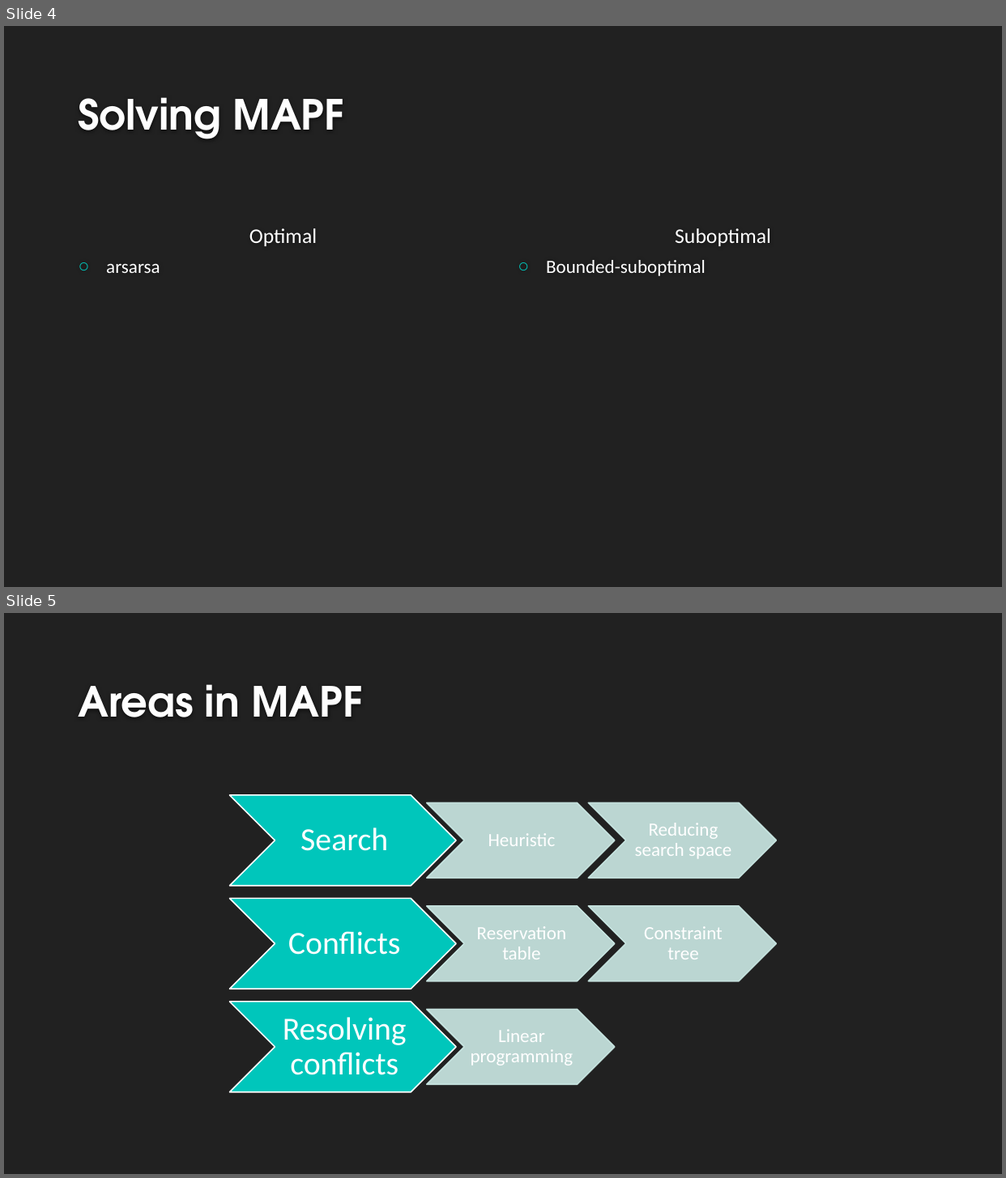
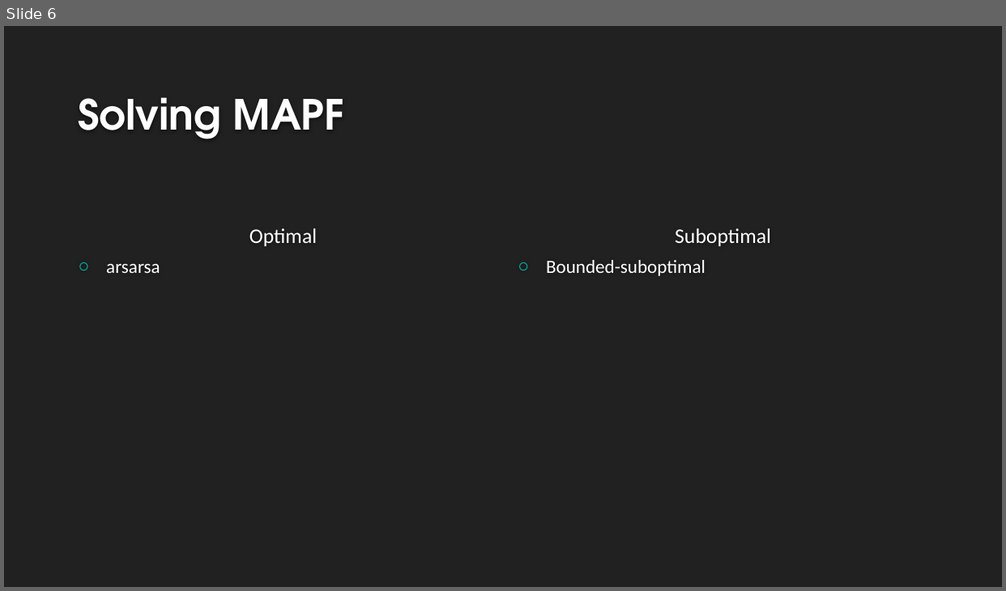
Before and after one commit to VikingDai/Honours-MAPF, a slide deck: Documents/Intermediate Presentation/Intermediate Presentation.pptx. Shown one above the other, each under a label of ours: slides 4 and 5 before the commit, slide 6 after it. The pictures are 1006x1178 and 1006x591 pixels, drawn with LibreOffice and Linux fonts; fonts in the diff are those of the drawing; background and template pictures are left out. Boxes give left, top, right and bottom in pixels: in the first picture for what was removed or moved away, otherwise in the second. Text is boxed around its words. In the diff, an @@ line names an element or a change of style, - is before the commit and + after.

```diff
--- a/Documents/Intermediate Presentation/Intermediate Presentation.pptx
+++ b/Documents/Intermediate Presentation/Intermediate Presentation.pptx
@@ slide 5 removed at (x1=4, y1=613, x2=1002, y2=1174), background #212121 @@
@@ title removed at (x1=78, y1=684, x2=362, y2=717) @@
-Areas in MAPF
@@ group removed at (x1=229, y1=795, x2=777, y2=1093): 8 chevrons, 8 texts @@
-Search
-Heuristic
-Reducing search space
-Conflicts
-Reservation table
-Constraint tree
-Resolving conflicts
-Linear programming
@@ what was slide 4 is now slide 6 @@
```
Also in this commit, not shown: 2 slides changed, 5 slides added.
